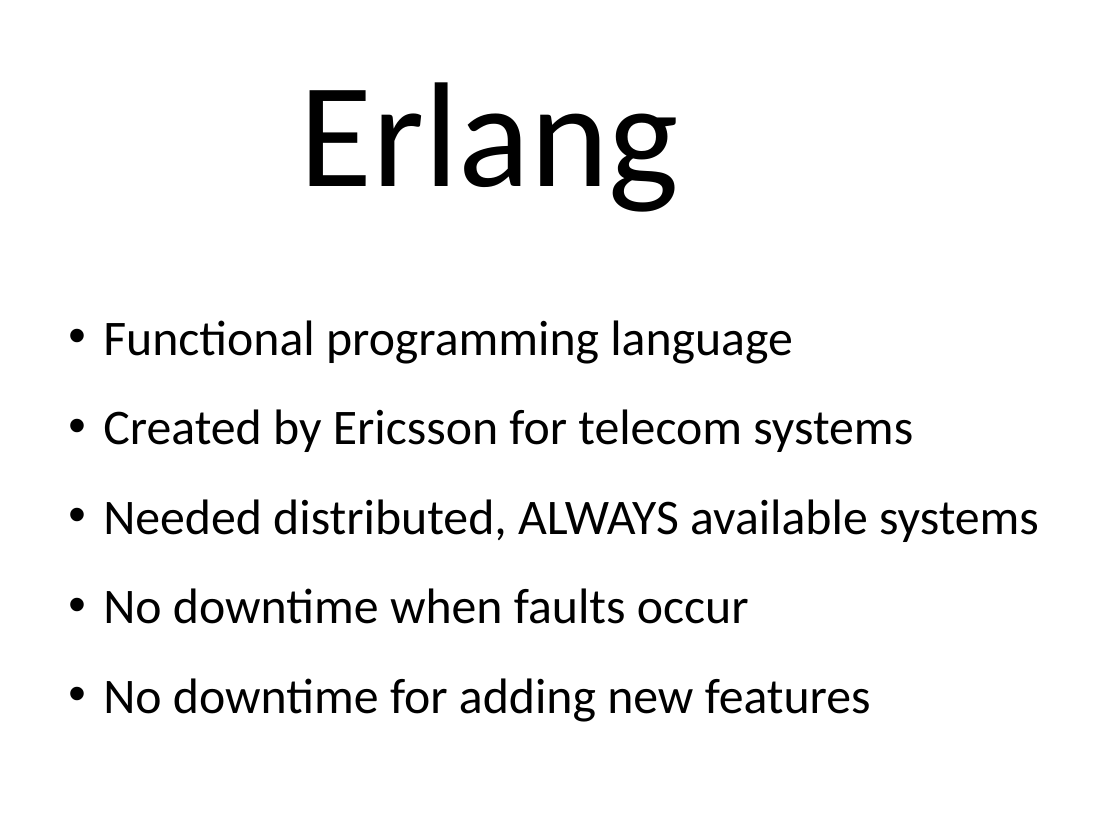
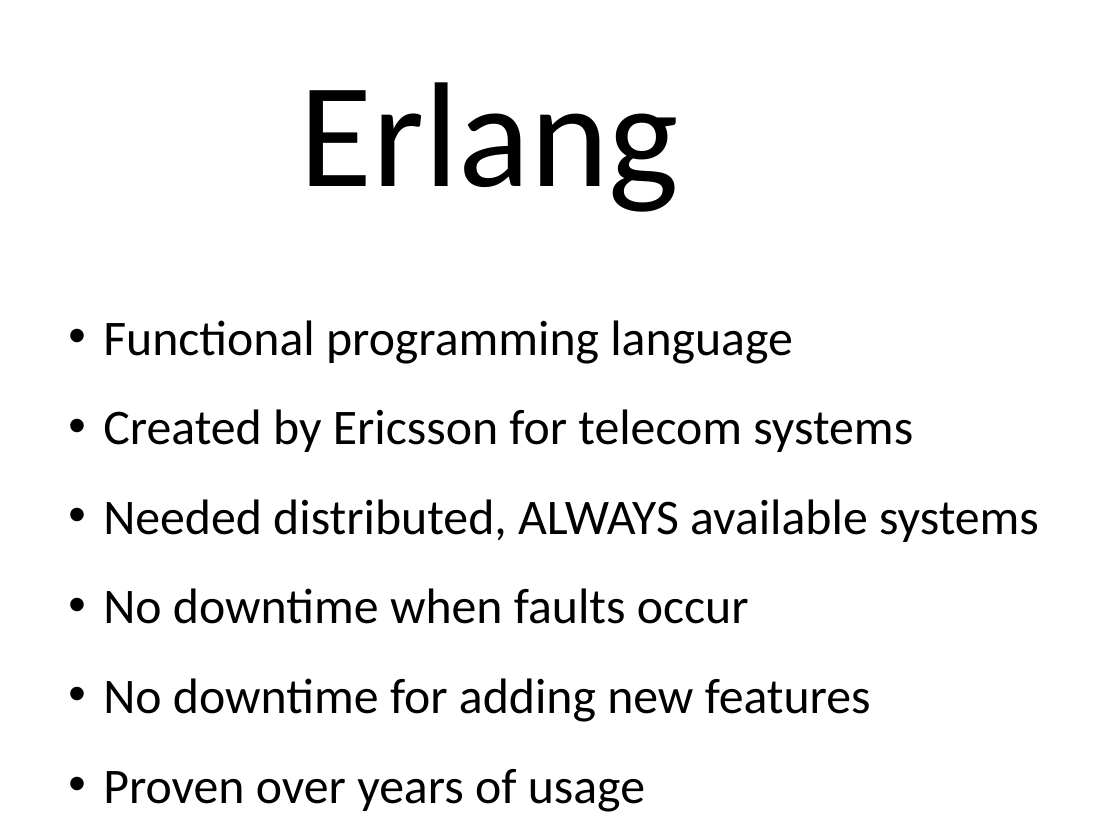
Before and after one commit to NTCoding/Erlang_Playground, a slide deck: slide 2 of Erl_intro.odp. Drawn at 1120x840 pixels with LibreOffice and Linux fonts; fonts in the diff are those of the drawing. Boxes give left, top, right and bottom in pixels: in the first picture for what was removed or moved away, otherwise in the second. Text is boxed around its words. In the diff, an @@ line names an element or a change of style, - is before the commit and + after.

```diff
--- a/Erl_intro.odp
+++ b/Erl_intro.odp
@@ text at bbox=[103, 769, 645, 812]: paragraph added @@
+• Proven over years of usage
```
Also in this commit, not shown: 1 other slide changed.
